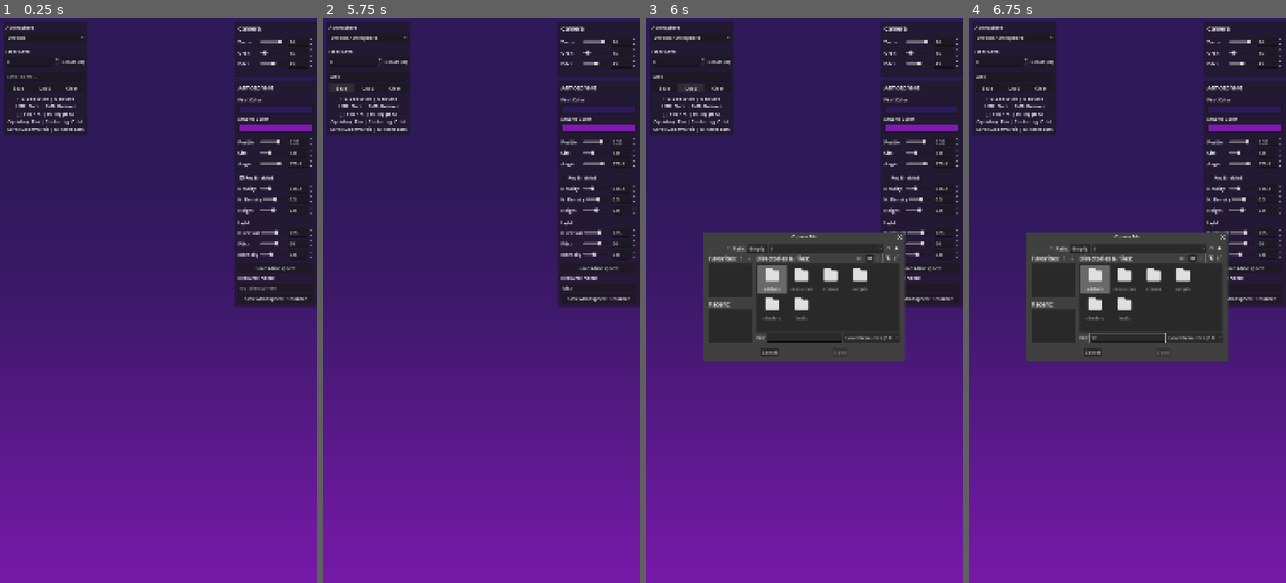
Above: before the commit, frames 1-4 (left to right).
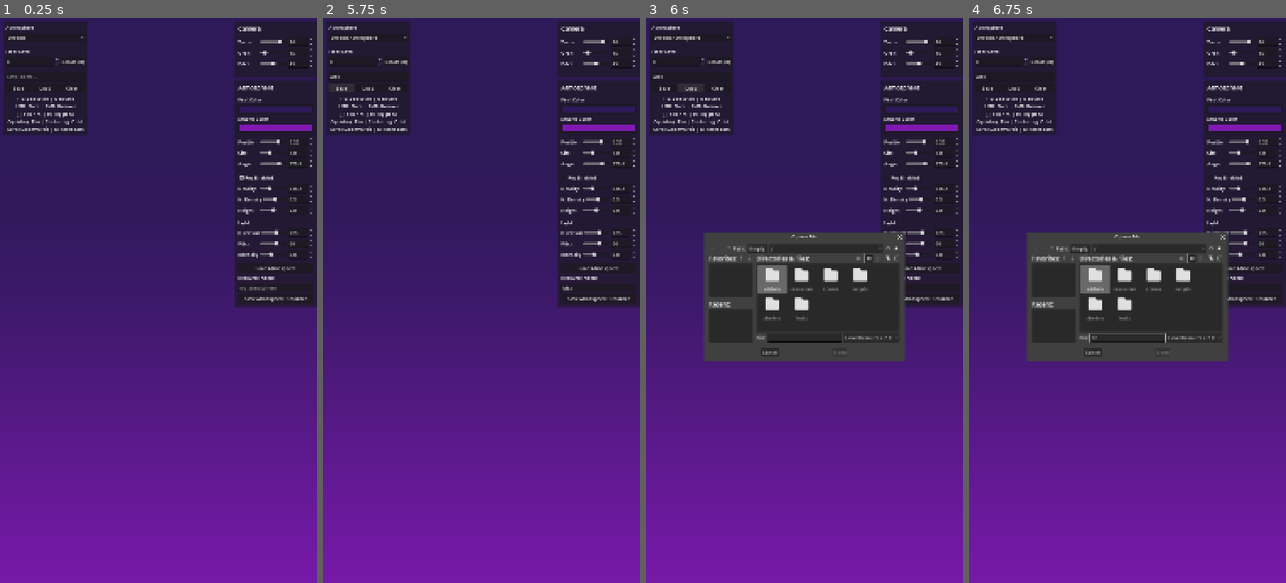
Above: after the commit, the same moments.

Repository: AlbertoHdezCerezo/learn-how-to-minigolf
Game: Godot game, scene res://scenes/level_editor_tools/level_editor/level_editor.tscn
The game is run twice, just before and just after one commit, with the same random seed, the same clock (stepped at 60 frames per second) and the same inputs. The project has no main scene, so this scene is started directly.
Inputs (mouse positions are in pixels of both pictures, inside the frame that each line leads up to):
- Up to frame 1 (0.25 s): no input
- Up to frame 2 (5.75 s): click (367, 74) at 0.52 s; type "Alex" at 0.6 s; click (598, 289) at 0.75 s; type "Alex" at 0.83 s; click "Default" at 1.25 s; click "Rotate (R)" at 2 s; click "Default Atmosphere" at 2.75 s; click "Clear" at 3.5 s; click "Fog Enabled" at 4.25 s; click "Save" at 5 s
- Up to frame 3 (6 s): click "Load" at 5.75 s
- Up to frame 4 (6.75 s): click (1127, 340) at 6.52 s; type "12" at 6.6 s

Frames 1-2 are identical in both runs. In frame 3, less than 0.1% of the frame differs, in the area x 19-80%, y 40-60%; in frame 4, less than 0.1%.

Commit message:
style: Remove redundant extends RefCounted from GridRaycastHit (#16)
Co-Authored-By: Claude Opus 4.6 (1M context) <noreply@anthropic.com>

Diff:
--- a/scripts/utils/grid_raycast_hit.gd
+++ b/scripts/utils/grid_raycast_hit.gd
@@ -1,5 +1,4 @@
 class_name GridRaycastHit
-extends RefCounted
 
 ## Result of a GridRaycast3D.cast() call.
 ##
